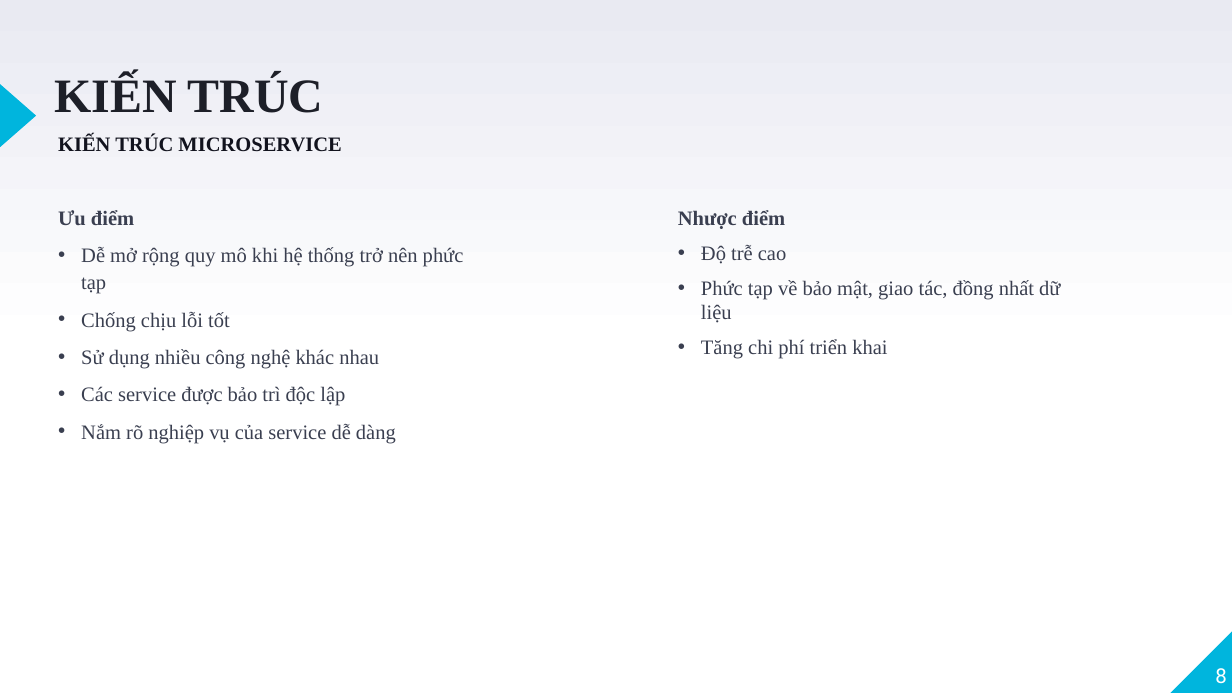
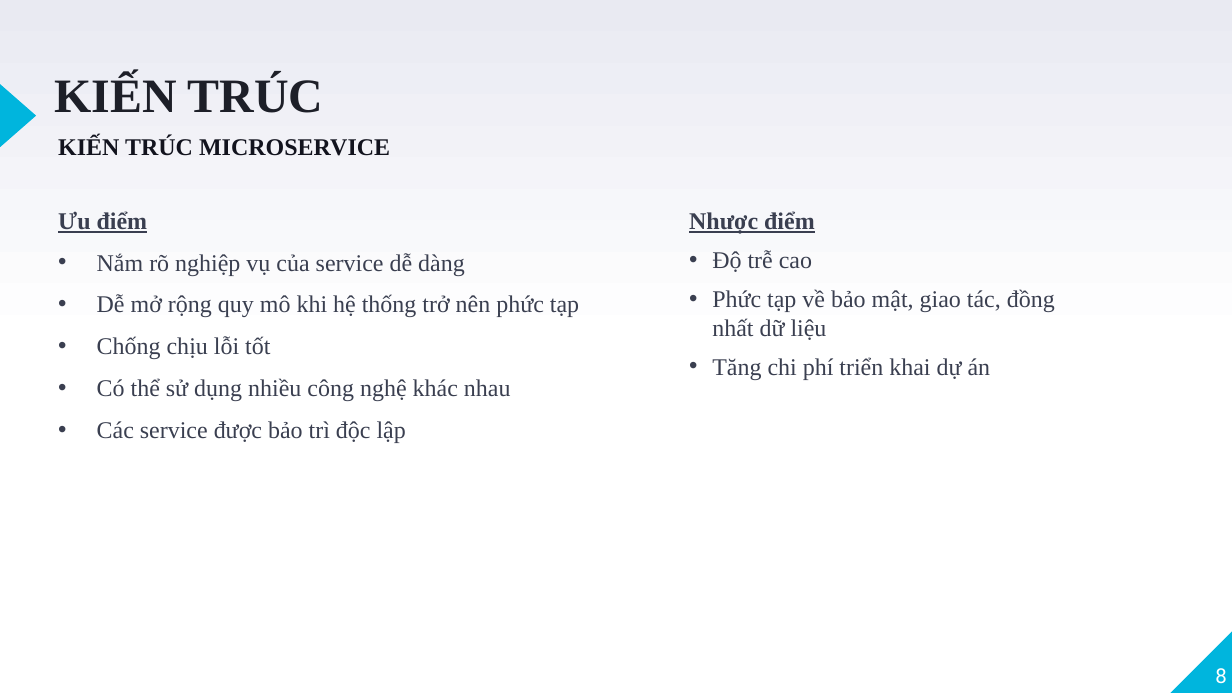
Before and after one commit to VoQuangTuong185/DoAnTotNghiep, a slide deck: slide 8 of Documentation/BCDK4/CN_185_VoQuangTuong_TomTat_BCCK.pptx. Drawn at 1232x693 pixels with LibreOffice and Linux fonts; fonts in the diff are those of the drawing. Boxes give left, top, right and bottom in pixels: in the first picture for what was removed or moved away, otherwise in the second. Text is boxed around its words. In the diff, an @@ line names an element or a change of style, - is before the commit and + after.

```diff
--- a/Documentation/BCDK4/CN_185_VoQuangTuong_TomTat_BCCK.pptx
+++ b/Documentation/BCDK4/CN_185_VoQuangTuong_TomTat_BCCK.pptx
@@ text "KIẾN TRÚC MICROSERVICE" at box(58, 136, 390, 156): size 12 to 14 pt @@
@@ text "Nhược điểm": place and size @@
-text "Nhược điểm" at box(678, 210, 1060, 359)
+text "Nhược điểm" at box(689, 211, 1055, 380)
@@ text at box(58, 211, 579, 443): size 12 to 14 pt in "Ưu điểm", "Dễ mở rộng quy mô khi hệ ...", "Chống chịu lỗi tốt", "Các service được bảo trì độc lập"; underline on in "Ưu điểm"; indent changed @@
@@ text at box(689, 211, 1055, 340): size 12 to 14 pt in "Nhược điểm", "Độ trễ cao", "Phức tạp về bảo mật, giao tác, ..."; underline on in "Nhược điểm" @@
@@ text at box(97, 253, 465, 276): paragraph added @@
+• Nắm rõ nghiệp vụ của service dễ dàng
@@ text at box(712, 357, 991, 380): text changed; size 12 to 14 pt @@
-• Tăng chi phí triển khai
+• Tăng chi phí triển khai dự án
@@ text at box(97, 378, 511, 401): text changed; size 12 to 14 pt @@
-• Sử dụng nhiều công nghệ khác nhau
+• Có thể sử dụng nhiều công nghệ khác nhau
@@ text at box(81, 424, 396, 444): paragraph removed @@
-• Nắm rõ nghiệp vụ của service dễ dàng
```
Also in this commit, not shown: 13 other slides changed, 8 other files.
